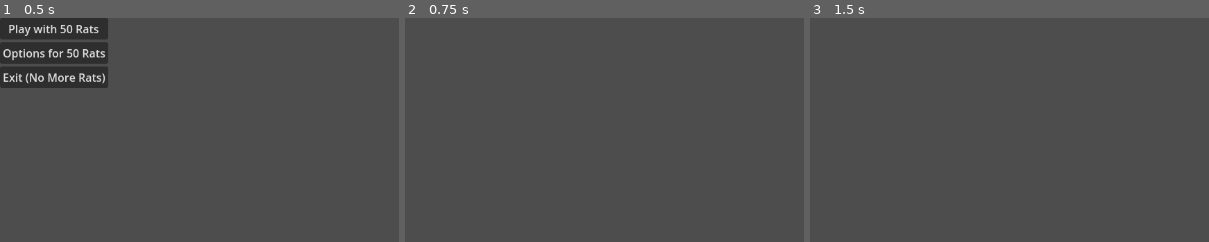
Above: before the commit, frames 1-3 (left to right).
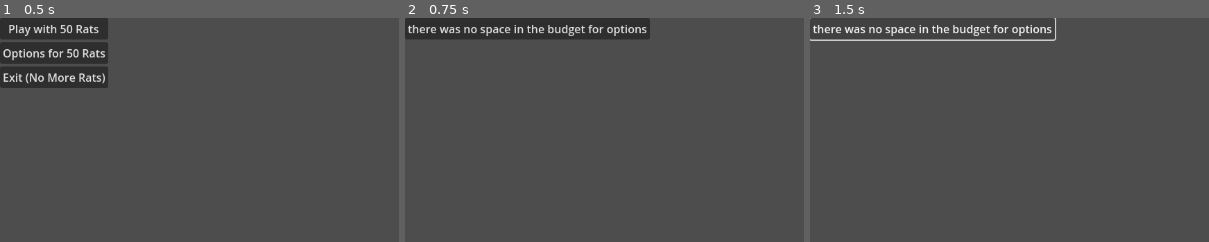
Above: after the commit, the same moments.

Repository: WellHatchedOne/sea-np-gmtk2024
Game: Godot game, scene res://mainMenu/mainmenu.tscn
The game is run twice, just before and just after one commit, with the same random seed, the same clock (stepped at 60 frames per second) and the same inputs.
Inputs (mouse positions are % of the whole screen's width and height, from its top left):
- Up to frame 1 (0.5 s): no input
- Up to frame 2 (0.75 s): click "Options for 50 Rats" at 0.5 s
- Up to frame 3 (1.5 s): click (15, 2) at 1.25 s, where only the run after the commit has a clickable "there was no space in the bud…"
The pictures show only the part of the screen within x 0-50%, y 0-50%; the shares and areas given below are measured in that part.

Frame 1 is identical in both runs. In frame 2, 5.2% of the frame differs, in the area x 0-62%, y 0-10%; in frame 3, 1.5%.

Commit message:
add options menu text

Diff:
--- a/optionsMenu/optionsMenu.tscn
+++ b/optionsMenu/optionsMenu.tscn
@@ -1,3 +1,8 @@
 [gd_scene format=3 uid="uid://b5rdfsrppy4ya"]
 
 [node name="OptionsMenu" type="Node2D"]
+
+[node name="Button" type="Button" parent="."]
+offset_right = 8.0
+offset_bottom = 8.0
+text = "there was no space in the budget for options"
